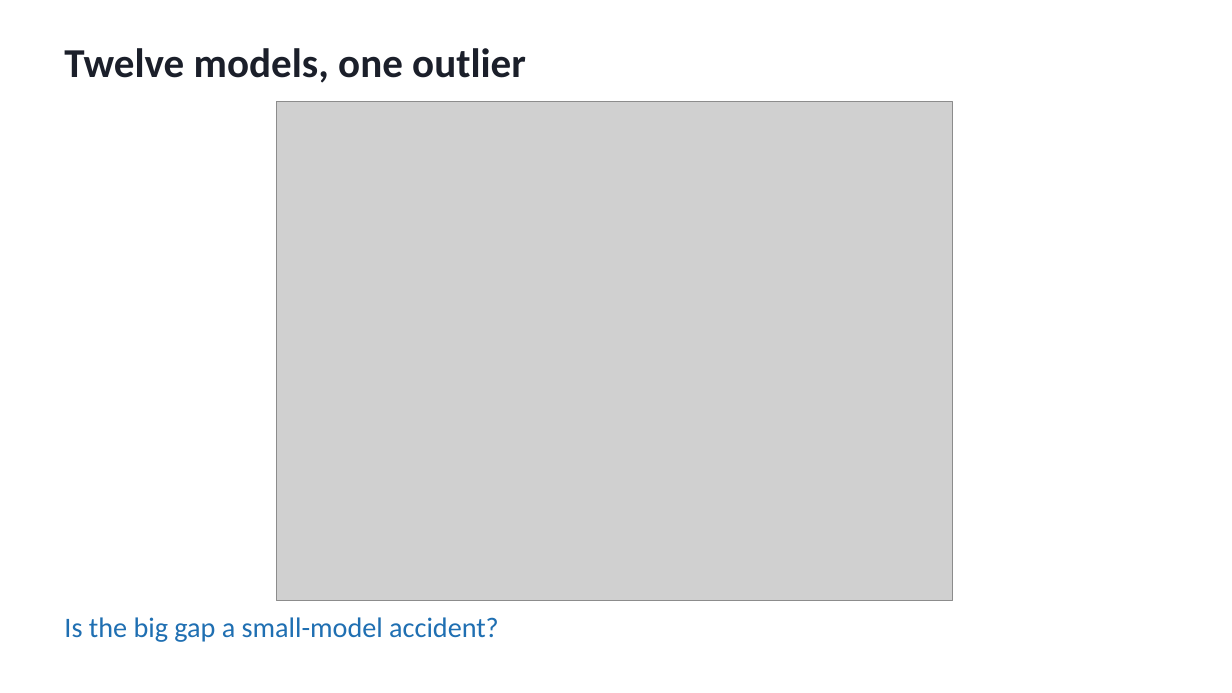
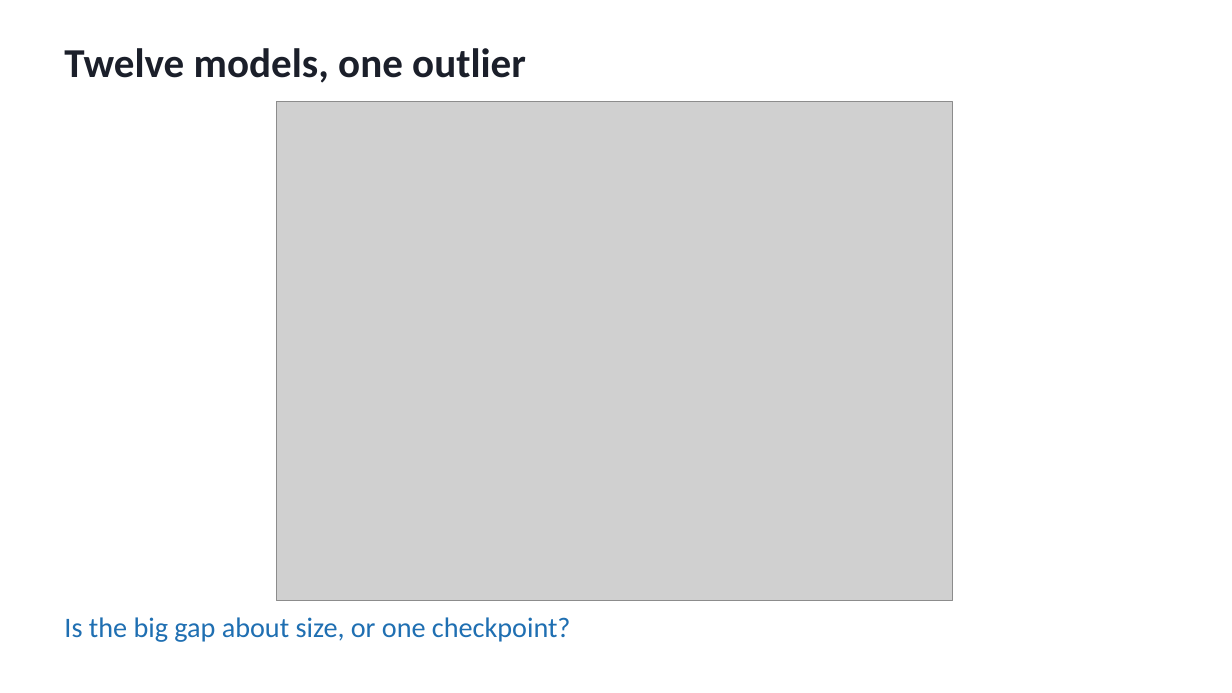
Before and after one commit to BlackSamuron0305/IS617-LLM4ES-WORK, a slide deck: slide 10 of paper/second_presentation/midterm.pptx. Drawn at 1232x693 pixels with LibreOffice and Linux fonts; fonts in the diff are those of the drawing; grey boxes stand for pictures. Boxes give left, top, right and bottom in pixels: in the first picture for what was removed or moved away, otherwise in the second. Text is boxed around its words. In the diff, an @@ line names an element or a change of style, - is before the commit and + after.

```diff
--- a/paper/second_presentation/midterm.pptx
+++ b/paper/second_presentation/midterm.pptx
@@ text at [64, 617, 571, 642]: text changed @@
-Is the big gap a small-model accident?
+Is the big gap about size, or one checkpoint?
```
Also in this commit, not shown: 5 other files.
